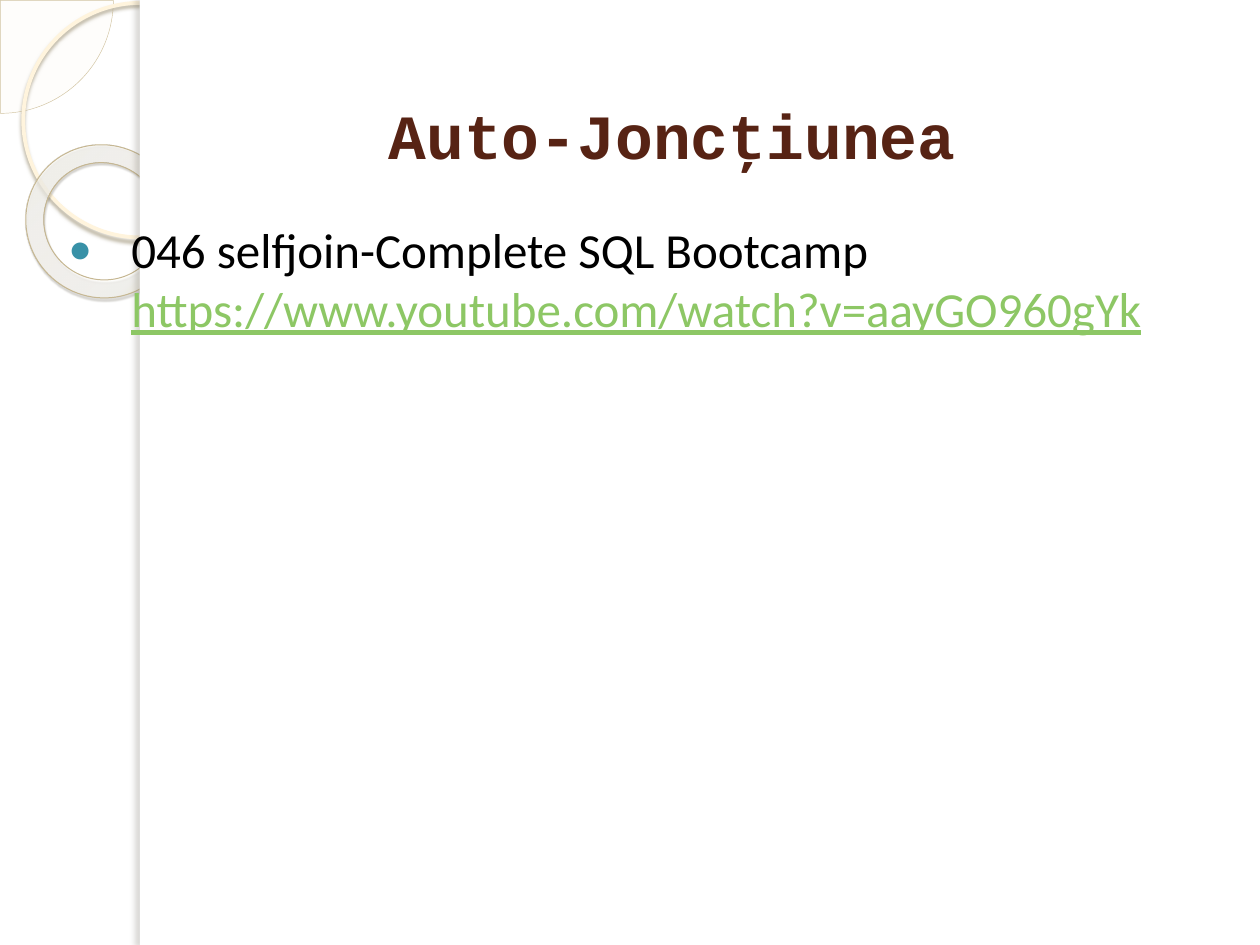
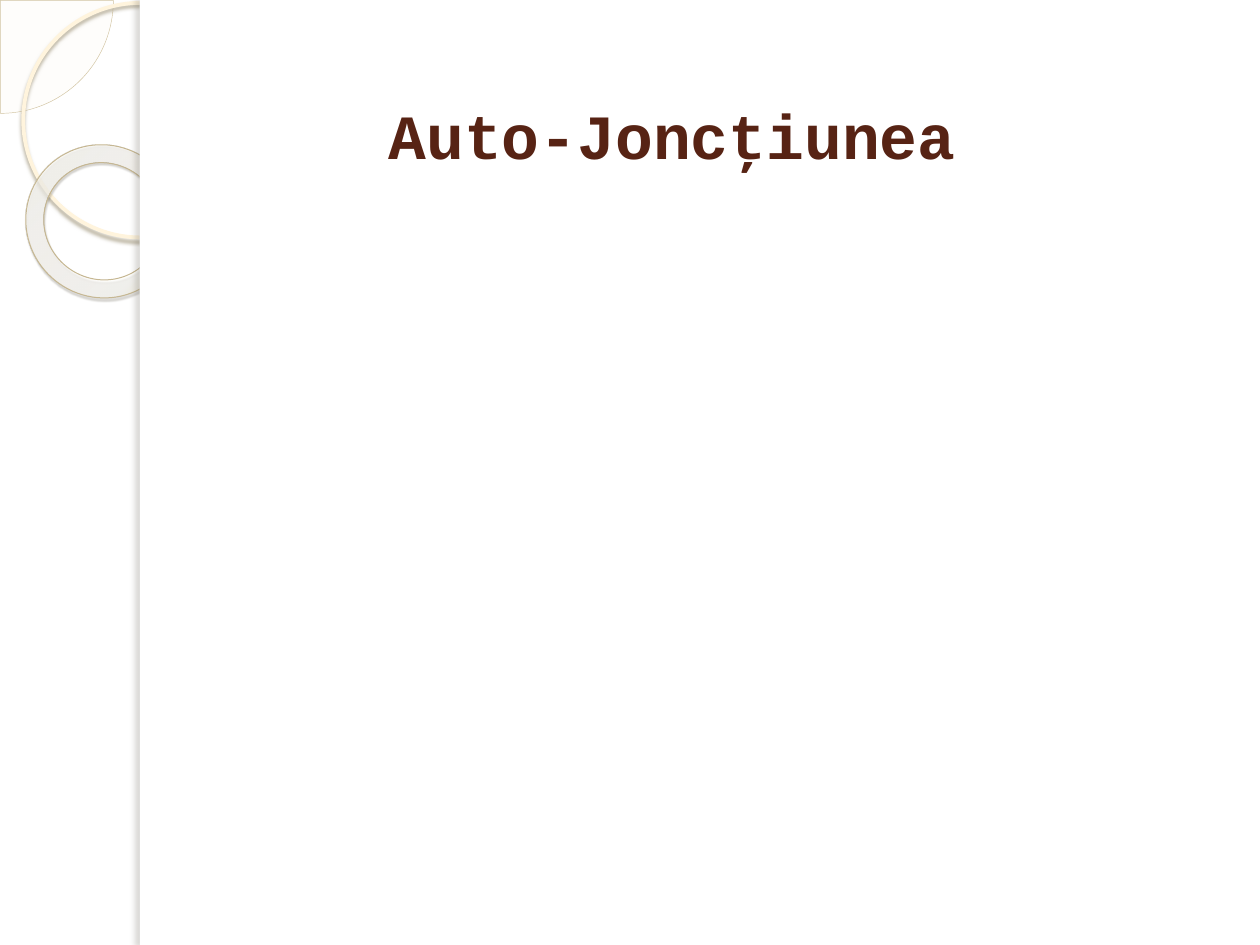
Before and after one commit to marinfotache/Baze-de-date-I, a slide deck: slide 52 of 11-13_SQL_Interogari - elemente de baza/11_LimbajeDeInterogare_AR_SQL2.pptx. Drawn at 1260x945 pixels with LibreOffice and Linux fonts; fonts in the diff are those of the drawing; background and template pictures are left out. Boxes give left, top, right and bottom in pixels: in the first picture for what was removed or moved away, otherwise in the second. Text is boxed around its words. In the diff, an @@ line names an element or a change of style, - is before the commit and + after.

```diff
--- a/11-13_SQL_Interogari - elemente de baza/11_LimbajeDeInterogare_AR_SQL2.pptx
+++ b/11-13_SQL_Interogari - elemente de baza/11_LimbajeDeInterogare_AR_SQL2.pptx
@@ text removed at bbox=[131, 234, 1141, 336] @@
-● 046 selfjoin-Complete SQL Bootcamp https://www.youtube.com/watch?v=aayGO960gYk
```
Also in this commit, not shown: 3 other slides changed, 3 other files.
